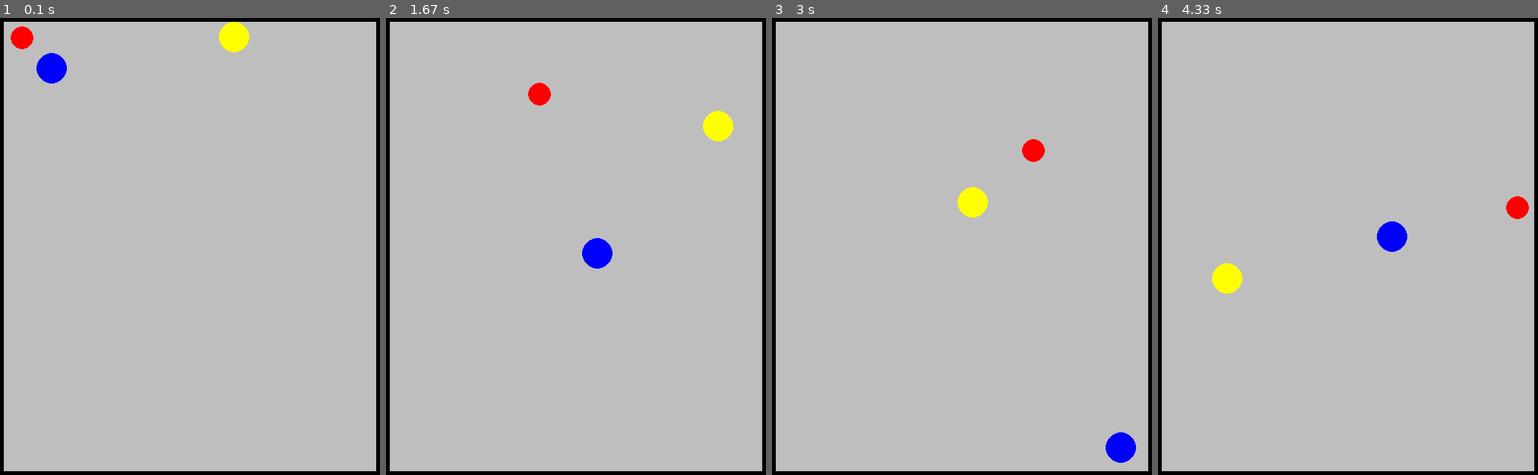
Above: before the commit, frames 1-4 (left to right).
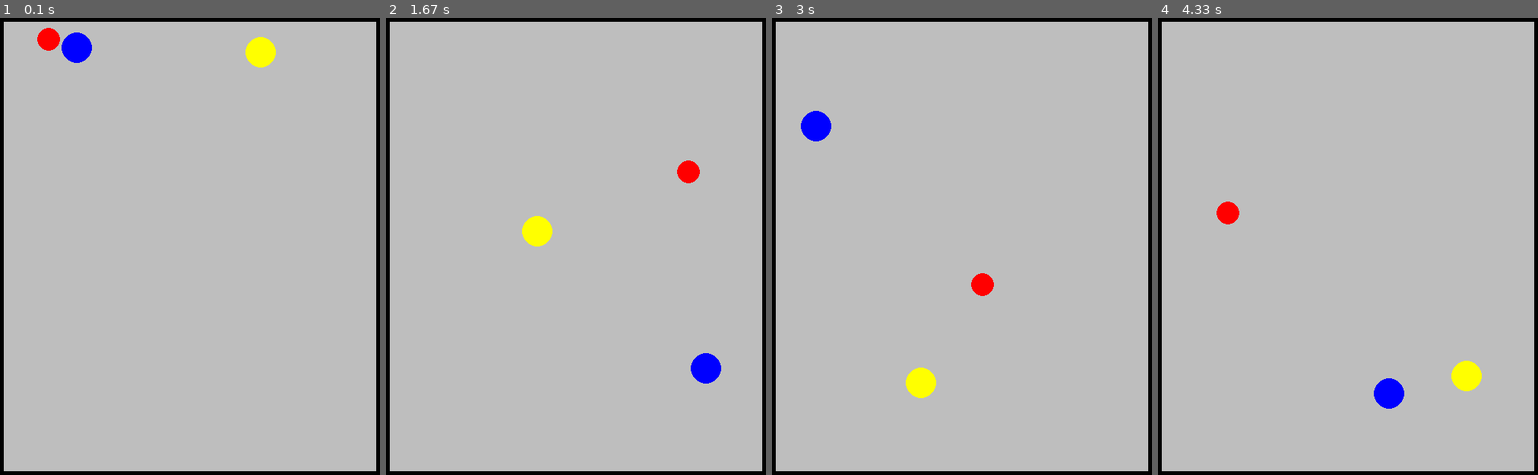
Above: after the commit, the same moments.

Repository: khuevu/pygames
Game: pygame game, started from bouncingball/ballworld.py
Two runs of this game, one before a commit and one after it. Both use one fixed random seed, a clock stepped at 60 frames per second and the inputs below. The source is Python 2; it was converted automatically to run under Python 3.
Inputs:
- Up to frame 1 (0.1 s): no input
- Up to frame 2 (1.67 s): no input
- Up to frame 3 (3 s): no input
- Up to frame 4 (4.33 s): no input

The runs differ from the first frame. In frame 1, 2.1% of the frame differs, in the area x 2-73%, y 0-15%; in frame 2, 2.1%; in frame 3, 2.1%; in frame 4, 2.1%.

Commit message:
change the refresh time

Diff:
--- a/bouncingball/ballworld.py
+++ b/bouncingball/ballworld.py
@@ -56,7 +56,7 @@
 	def run(self):
 		pygame.key.set_repeat(30, 30)
 		while True:
-			time_passed = self.clock.tick(30)
+			#time_passed = self.clock.tick(50)
 			self.update()
 			self.draw()
 			for e in pygame.event.get():
